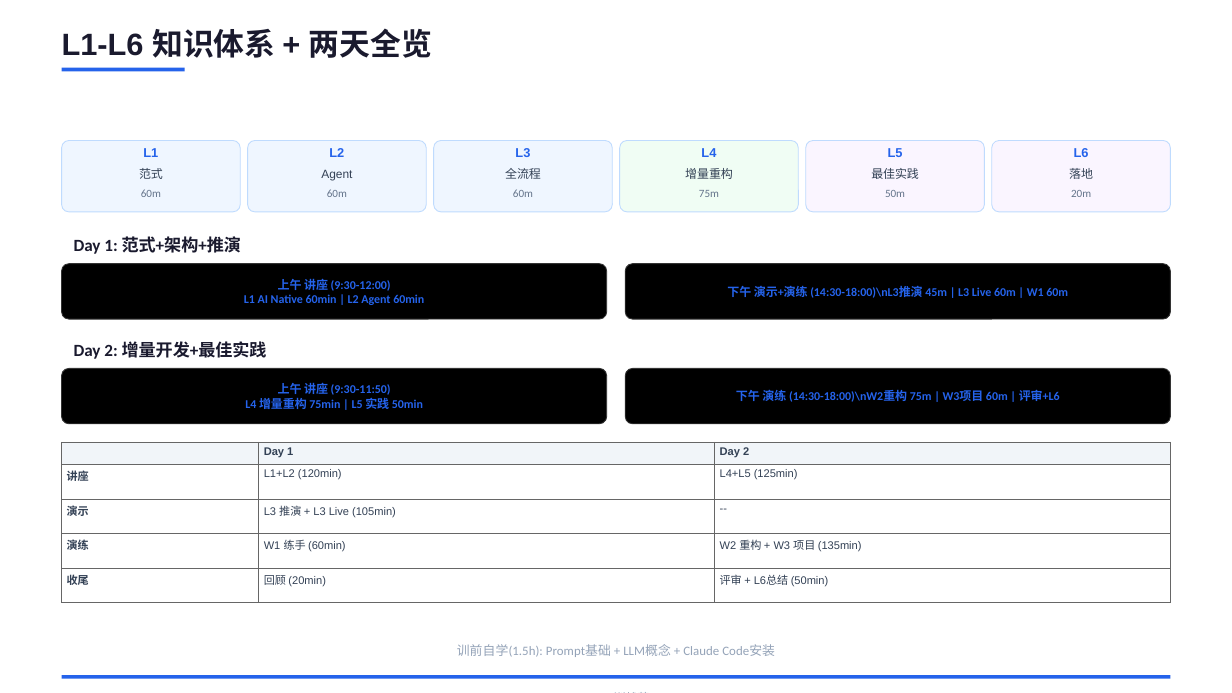
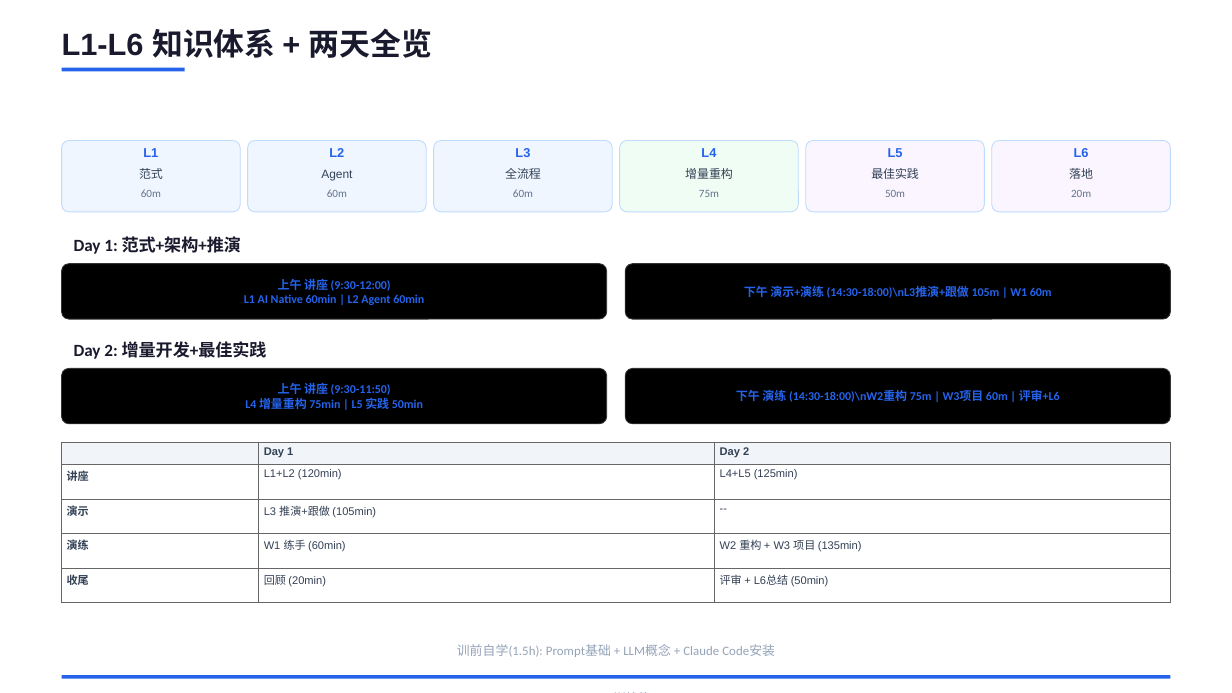
Before and after one commit to JungleTestLabs/ai-coding-training, a slide deck: slide 2 of docs/AI-Native-训战营-介绍与日程.pptx. Drawn at 1232x693 pixels with LibreOffice and Linux fonts; fonts in the diff are those of the drawing. Boxes give left, top, right and bottom in pixels: in the first picture for what was removed or moved away, otherwise in the second. Text is boxed around its words. In the diff, an @@ line names an element or a change of style, - is before the commit and + after.

Commit message:
fix: 合并两个L3为一个条目 — L3全流程推演105min(推演+跟做)

```diff
--- a/docs/AI-Native-训战营-介绍与日程.pptx
+++ b/docs/AI-Native-训战营-介绍与日程.pptx
@@ text at [744,286,1052,298]: text changed @@
-下午 演示+演练 (14:30-18:00)\nL3推演 45m | L3 Live 60m | W1 60m
+下午 演示+演练 (14:30-18:00)\nL3推演+跟做 105m | W1 60m
@@ table at [62,442,1170,591] @@
-row 3, column 2: L3 推演 + L3 Live (105min)
+row 3, column 2: L3 推演+跟做 (105min)
```
Also in this commit, not shown: 1 other slide changed, 2 other files.
